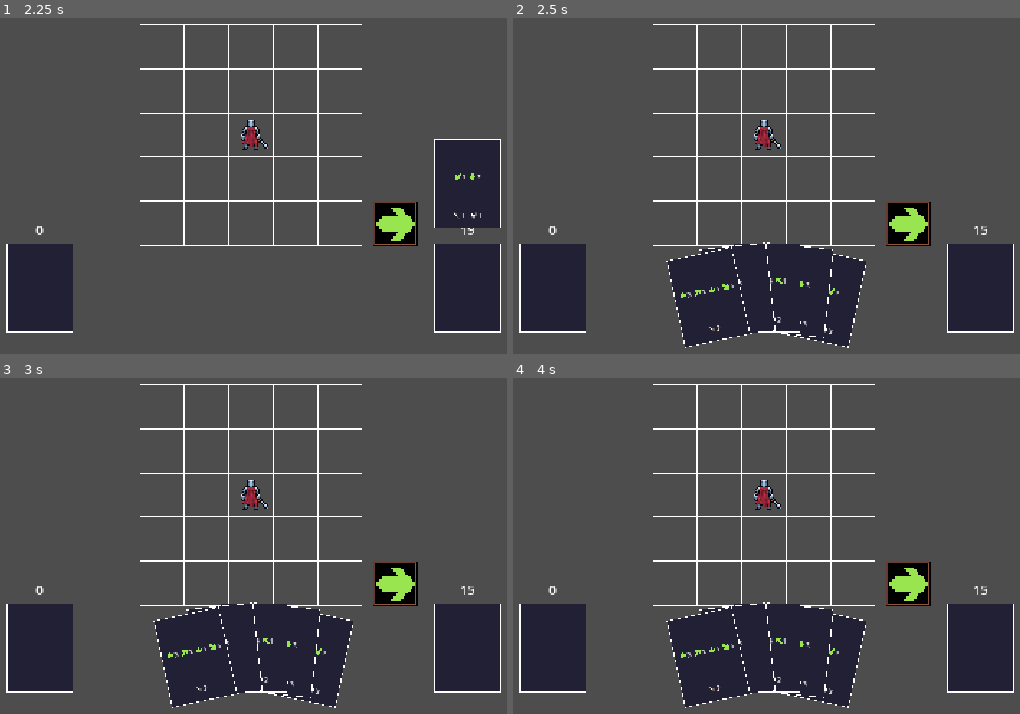
Above: before the commit, frames 1-4 (two rows, left to right).
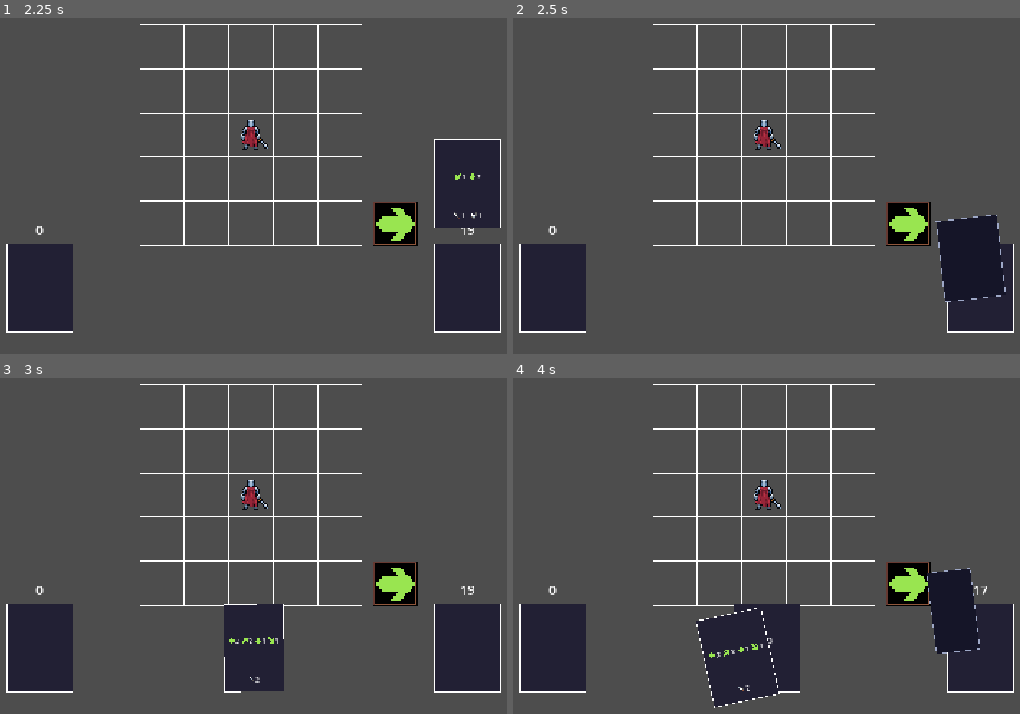
Above: after the commit, the same moments.

Repository: TheLizarditto/Foxtrot1Prototipo
Game: Godot game, scene res://Scenes/main.tscn
The game is run twice, just before and just after one commit, with the same random seed, the same clock (stepped at 60 frames per second) and the same inputs.
Inputs (mouse positions are in pixels of both pictures, inside the frame that each line leads up to):
- Up to frame 1 (2.25 s): no input
- Up to frame 2 (2.5 s): no input
- Up to frame 3 (3 s): no input
- Up to frame 4 (4 s): click (908, 582) at 3.52 s

Frame 1 is identical in both runs. In frame 2, 11% of the frame differs, in the area x 30-98%, y 58-99%; in frame 3, 7.0%; in frame 4, 6.8%.

Commit message:
feat: agrego la animación de carga de las cartas a la mano

Diff:
--- a/Scripts/mano.gd
+++ b/Scripts/mano.gd
@@ -7,6 +7,10 @@
 @export var separacion_cartas := 42.0
 @export var angulo_maximo_grados := 12.0
 @export var curvatura_vertical := 14.0
+@export var altura_animacion_robo := 90.0
+@export var duracion_levantar_carta := 0.18
+@export var duracion_girar_carta := 0.18
+@export var duracion_llevar_a_mano := 0.34
 
 var mano: Array[Dictionary] = []
 var cartas_visuales: Array[Node2D] = []
@@ -22,8 +26,7 @@
 	if datos_carta.is_empty():
 		return false
 
-	mano.append(Carta.normalizar_datos(datos_carta))
-	_crear_carta_visual(datos_carta)
+	_agregar_carta(datos_carta)
 	_actualizar_disposicion_visual()
 	return true
 
@@ -39,6 +42,33 @@
 	return cantidad_cargada
 
 
+# Roba una carta y la anima desde el mazo hasta su lugar en la mano.
+func robar_carta_animada(mazo_robo: MazoRobo) -> bool:
+	if mazo_robo == null or esta_llena():
+		return false
+
+	var datos_carta := mazo_robo.robar_carta()
+	if datos_carta.is_empty():
+		return false
+
+	var carta_visual := _agregar_carta(datos_carta)
+	await _animar_carta_robada(carta_visual, mazo_robo.global_position)
+	return true
+
+
+# Reparte cartas una por una hasta completar la mano.
+func cargar_desde_mazo_animada(mazo_robo: MazoRobo) -> int:
+	var cantidad_cargada := 0
+
+	while not esta_llena():
+		if not await robar_carta_animada(mazo_robo):
+			break
+
+		cantidad_cargada += 1
+
+	return cantidad_cargada
+
+
 # Devuelve la cantidad actual de cartas en la mano.
 func cantidad() -> int:
 	return mano.size()
@@ -64,12 +94,147 @@
 	return copia_cartas
 
 
-# Crea la representacion visual de una carta dentro de la mano.
-func _crear_carta_visual(datos_carta: Dictionary) -> void:
+# Guarda una carta y crea su representacion visual.
+func _agregar_carta(datos_carta: Dictionary) -> Node2D:
+	mano.append(Carta.normalizar_datos(datos_carta))
+
 	var carta_visual := ESCENA_CARTA.instantiate() as Node2D
 	Carta.aplicar_datos(carta_visual, datos_carta)
 	add_child(carta_visual)
 	cartas_visuales.append(carta_visual)
+	return carta_visual
+
+
+# Eleva la carta, la gira para mostrar su frente y la lleva en arco a la mano.
+func _animar_carta_robada(carta_visual: Node2D, origen_global: Vector2) -> void:
+	var total := cartas_visuales.size()
+	var indice := total - 1
+	var posicion_destino := _obtener_posicion_carta(indice, total)
+	var rotacion_destino := _obtener_rotacion_carta(indice, total)
+	var z_destino := total - indice
+	var posicion_inicial := to_local(origen_global)
+	var posicion_elevada := posicion_inicial + Vector2(-14.0, -42.0)
+	var control_arco := (posicion_elevada + posicion_destino) / 2.0 + Vector2(0.0, -altura_animacion_robo)
+	var contenido := carta_visual.get_node_or_null("Contenido") as CanvasItem
+
+	_acomodar_cartas_existentes(carta_visual, duracion_levantar_carta)
+	carta_visual.position = posicion_inicial
+	carta_visual.rotation = 0.0
+	carta_visual.scale = Vector2(0.92, 0.92)
+	carta_visual.modulate = Color(0.62, 0.66, 0.78, 1.0)
+	carta_visual.z_index = 100
+
+	if contenido != null:
+		contenido.visible = false
+
+	var tween := create_tween()
+	var levantar := tween.tween_property(
+		carta_visual,
+		"position",
+		posicion_elevada,
+		maxf(duracion_levantar_carta, 0.0)
+	)
+	levantar.set_trans(Tween.TRANS_BACK).set_ease(Tween.EASE_OUT)
+	tween.parallel().tween_property(
+		carta_visual,
+		"rotation",
+		deg_to_rad(-7.0),
+		maxf(duracion_levantar_carta, 0.0)
+	)
+
+	var primera_mitad := tween.tween_method(
+		_mover_carta_en_arco.bind(carta_visual, posicion_elevada, control_arco, posicion_destino),
+		0.0,
+		0.5,
+		maxf(duracion_girar_carta, 0.0)
+	)
+	primera_mitad.set_trans(Tween.TRANS_SINE).set_ease(Tween.EASE_IN_OUT)
+	tween.parallel().tween_property(
+		carta_visual,
+		"scale:x",
+		0.05,
+		maxf(duracion_girar_carta, 0.0)
+	)
+
+	tween.tween_callback(_mostrar_frente_carta.bind(carta_visual, contenido, z_destino))
+
+	var segunda_mitad := tween.tween_method(
+		_mover_carta_en_arco.bind(carta_visual, posicion_elevada, control_arco, posicion_destino),
+		0.5,
+		1.0,
+		maxf(duracion_llevar_a_mano, 0.0)
+	)
+	segunda_mitad.set_trans(Tween.TRANS_CUBIC).set_ease(Tween.EASE_OUT)
+	tween.parallel().tween_property(
+		carta_visual,
+		"scale",
+		Vector2.ONE,
+		maxf(duracion_llevar_a_mano, 0.0)
+	)
+	tween.parallel().tween_property(
+		carta_visual,
+		"rotation",
+		rotacion_destino,
+		maxf(duracion_llevar_a_mano, 0.0)
+	)
+
+	await tween.finished
+	_actualizar_disposicion_visual()
+
+
+# Abre lugar suavemente en el abanico mientras se reparte la carta nueva.
+func _acomodar_cartas_existentes(carta_nueva: Node2D, duracion: float) -> void:
+	var total := cartas_visuales.size()
+	if total <= 1:
+		return
+
+	var tween := create_tween().set_parallel(true)
+	tween.set_trans(Tween.TRANS_CUBIC).set_ease(Tween.EASE_OUT)
+
+	for indice in range(total):
+		var carta_visual := cartas_visuales[indice]
+		carta_visual.z_index = total - indice
+
+		if carta_visual == carta_nueva:
+			continue
+
+		tween.tween_property(
+			carta_visual,
+			"position",
+			_obtener_posicion_carta(indice, total),
+			maxf(duracion, 0.0)
+		)
+		tween.tween_property(
+			carta_visual,
+			"rotation",
+			_obtener_rotacion_carta(indice, total),
+			maxf(duracion, 0.0)
+		)
+
+
+# Mueve una carta sobre una curva cuadratica para evitar un recorrido recto.
+func _mover_carta_en_arco(
+	progreso: float,
+	carta_visual: Node2D,
+	inicio: Vector2,
+	control: Vector2,
+	fin: Vector2
+) -> void:
+	var inverso := 1.0 - progreso
+	carta_visual.position = (
+		inverso * inverso * inicio
+		+ 2.0 * inverso * progreso * control
+		+ progreso * progreso * fin
+	)
+
+
+# Revela el contenido de la carta justo cuando termina de darse vuelta.
+func _mostrar_frente_carta(carta_visual: Node2D, contenido: CanvasItem, z_destino: int) -> void:
+	if contenido != null:
+		contenido.visible = true
+
+	carta_visual.modulate = Color.WHITE
+	carta_visual.z_index = z_destino
 
 
 # Distribuye las cartas como un abanico, respetando su orden de izquierda a derecha.
@@ -78,17 +243,31 @@
 	if total == 0:
 		return
 
-	var centro := float(total - 1) / 2.0
-	var divisor := maxf(centro, 1.0)
-
 	for indice in range(total):
 		var carta_visual := cartas_visuales[indice]
-		var distancia_centro := float(indice) - centro
-		var posicion_normalizada := distancia_centro / divisor
-
-		carta_visual.position = Vector2(
-			distancia_centro * separacion_cartas,
-			pow(absf(posicion_normalizada), 2.0) * curvatura_vertical
-		)
-		carta_visual.rotation = deg_to_rad(posicion_normalizada * angulo_maximo_grados)
+		carta_visual.position = _obtener_posicion_carta(indice, total)
+		carta_visual.rotation = _obtener_rotacion_carta(indice, total)
+		carta_visual.scale = Vector2.ONE
+		carta_visual.modulate = Color.WHITE
 		carta_visual.z_index = total - indice
+
+
+# Calcula la posicion de una carta dentro del abanico.
+func _obtener_posicion_carta(indice: int, total: int) -> Vector2:
+	var centro := float(total - 1) / 2.0
+	var distancia_centro := float(indice) - centro
+	var posicion_normalizada := distancia_centro / maxf(centro, 1.0)
+
+	return Vector2(
+		distancia_centro * separacion_cartas,
+		pow(absf(posicion_normalizada), 2.0) * curvatura_vertical
+	)
+
+
+# Calcula la inclinacion de una carta dentro del abanico.
+func _obtener_rotacion_carta(indice: int, total: int) -> float:
+	var centro := float(total - 1) / 2.0
+	var distancia_centro := float(indice) - centro
+	var posicion_normalizada := distancia_centro / maxf(centro, 1.0)
+
+	return deg_to_rad(posicion_normalizada * angulo_maximo_grados)
--- a/Scripts/turnos.gd
+++ b/Scripts/turnos.gd
@@ -28,7 +28,7 @@
 	baraja.generar_cartas_random()
 	baraja.mezclar()
 	await mazo_robo.cargar_cartas_animadas(baraja.obtener_cartas())
-	mano.cargar_desde_mazo(mazo_robo)
+	await mano.cargar_desde_mazo_animada(mazo_robo)
 	avanzar_turno()
 	_bloquear_boton_turno(false)
 
